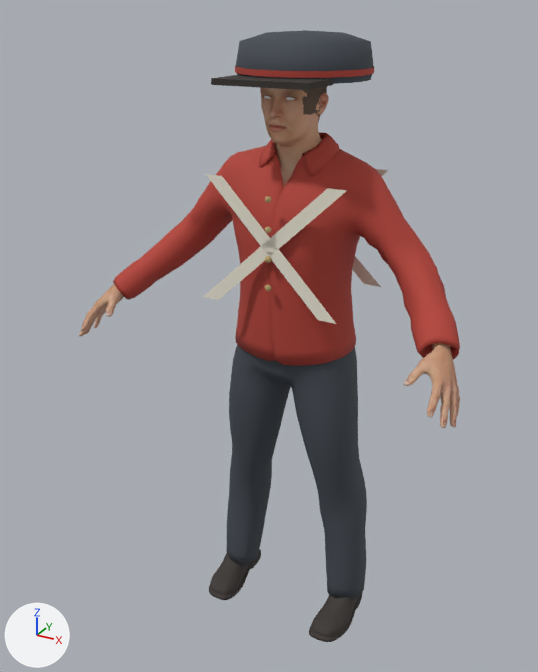
What one commit did to the glTF model characters/npcs/british/private_man.glb.
Rendered twice from a camera (50 mm lens) standing at (0.912, -1.848, 1.836) and looking at (-0.053, -0.094, 0.959). The axes (+X, +Y, +Z) are drawn at lower left. The lights are the same throughout. The older version comes first. Vertices at exactly the same position are counted once.

The first picture shows 'Private back crossbelt -1', 'Private cap band', 'Private forage cap', 'Private forage cap visor', 'Private front crossbelt -1', 'Private front crossbelt 1', 'Private_MPFB_body_export_cutout', 'Private_fitted_cloth_base_export_cutout', 'Private_shoes' and 3 more.
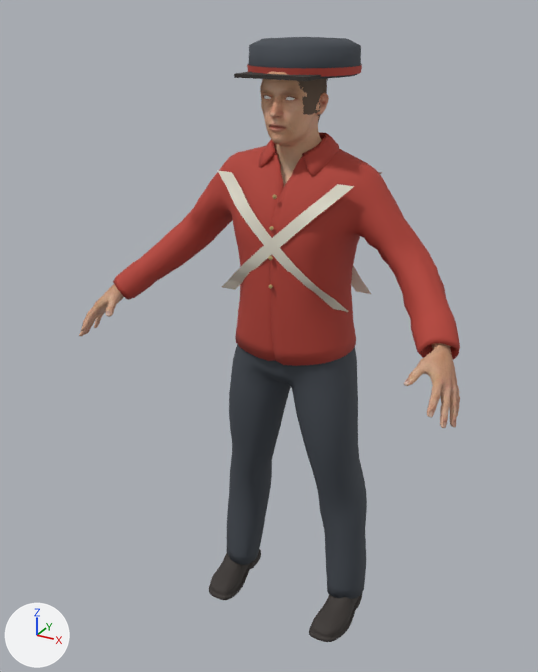
Boxes [x1, y1, x2, y2] around the edits, measured in the pictures (538 x 672 px):
'Private forage cap', reshaped (18% narrower, 24% shorter)
    before: [236, 30, 374, 84]
    after: [248, 37, 361, 78]
'Private front crossbelt -1', reshaped
    before: [206, 174, 336, 324]
    after: [218, 171, 349, 312]
'Private front crossbelt 1', reshaped (8% narrower)
    before: [203, 188, 347, 300]
    after: [222, 184, 354, 290]
'Private forage cap visor', moved, rescaled (28% narrower, 38% shorter)
    before: [211, 75, 333, 90]
    after: [234, 72, 321, 81]
'Private cap band', reshaped
    before: [235, 66, 374, 78]
    after: [247, 64, 362, 77]
'Private back crossbelt -1', reshaped
    before: [352, 256, 381, 287]
    after: [351, 266, 371, 294]

Diff of the bpy script that builds the scene:
```diff
--- a/characters/npcs/british/private_man.glb.py
+++ b/characters/npcs/british/private_man.glb.py
@@ me_private_back_crossbelt__1 @@
-me_private_back_crossbelt__1.from_pydata(...)  # 58 vertices, 56 faces; spans x -0.207..0.207, y 0.115, z 1.09..1.43
+me_private_back_crossbelt__1.from_pydata(...)  # 58 vertices, 56 faces; spans x -0.204..0.204, y 0.045..0.102, z 1.09..1.43
+# me_private_back_crossbelt__1 part 1: 58 of 58 vertices moved; they spanned x -0.207..0.207, y 0.115, z 1.09..1.43 and now span x -0.204..0.204, y 0.045..0.102, z 1.09..1.43; mean shift (0.0, -0.03, 0.0)
 me_private_back_crossbelt__1.materials.append(mat_study___white_leather)
@@ me_private_cap_band @@
-me_private_cap_band.from_pydata(...)  # 48 vertices, 48 faces; spans x -0.182..0.182, y -0.177..0.177, z 1.685..1.7
+me_private_cap_band.from_pydata(...)  # 64 vertices, 64 faces; spans x -0.148..0.148, y -0.15..0.15, z 1.685..1.704
+# me_private_cap_band part 2: 48 vertices removed from x -0.182..0.182, y -0.177..0.177, z 1.685..1.7; 64 vertices added at x -0.148..0.148, y -0.15..0.15, z 1.685..1.704
 me_private_cap_band.materials.append(mat_1857_study___red_wool_gltf_flat_color)
@@ me_private_forage_cap @@
-me_private_forage_cap.from_pydata(...)  # 120 vertices, 192 faces; spans x -0.18..0.18, y -0.175..0.175, z 1.67..1.785
+me_private_forage_cap.from_pydata(...)  # 160 vertices, 256 faces; spans x -0.145..0.145, y -0.147..0.147, z 1.68..1.77
+# me_private_forage_cap part 3: 120 vertices removed from x -0.18..0.18, y -0.175..0.175, z 1.67..1.785; 160 vertices added at x -0.145..0.145, y -0.147..0.147, z 1.68..1.77
 me_private_forage_cap.materials.append(mat_study___dark_charcoal_wool_gltf_flat_color)
@@ me_cube @@
-me_cube.from_pydata(...)  # 8 vertices, 12 faces; spans x -0.13..0.13, y -0.245..-0.105, z 1.666..1.682
+me_cube.from_pydata(...)  # 8 vertices, 12 faces; spans x -0.1..0.1, y -0.188..-0.11, z 1.68..1.689
+# me_cube part 4: the whole mesh is scaled about its middle by (0.769, 0.557, 0.6), then moved by (0.0, 0.026, 0.011)
 me_cube.materials.append(mat_study___black_leather)
@@ me_private_front_crossbelt_1 @@
-me_private_front_crossbelt_1.from_pydata(...)  # 58 vertices, 56 faces; spans x -0.207..0.207, y -0.204..-0.17, z 1.09..1.43
+me_private_front_crossbelt_1.from_pydata(...)  # 58 vertices, 56 faces; spans x -0.204..0.204, y -0.175..-0.111, z 1.09..1.43
+# me_private_front_crossbelt_1 part 5: 58 of 58 vertices moved; they spanned x -0.207..0.207, y -0.204..-0.17, z 1.09..1.43 and now span x -0.204..0.204, y -0.175..-0.111, z 1.09..1.43; mean shift (0.0, 0.034, 0.0)
 me_private_front_crossbelt_1.materials.append(mat_study___white_leather)
@@ me_private_front_crossbelt__1 @@
-me_private_front_crossbelt__1.from_pydata(...)  # 58 vertices, 56 faces; spans x -0.207..0.207, y -0.204..-0.17, z 1.09..1.43
+me_private_front_crossbelt__1.from_pydata(...)  # 58 vertices, 56 faces; spans x -0.204..0.204, y -0.175..-0.112, z 1.09..1.43
+# me_private_front_crossbelt__1 part 6: 58 of 58 vertices moved; they spanned x -0.207..0.207, y -0.204..-0.17, z 1.09..1.43 and now span x -0.204..0.204, y -0.175..-0.112, z 1.09..1.43; mean shift (0.0, 0.035, 0.0)
 me_private_front_crossbelt__1.materials.append(mat_study___white_leather)
```
